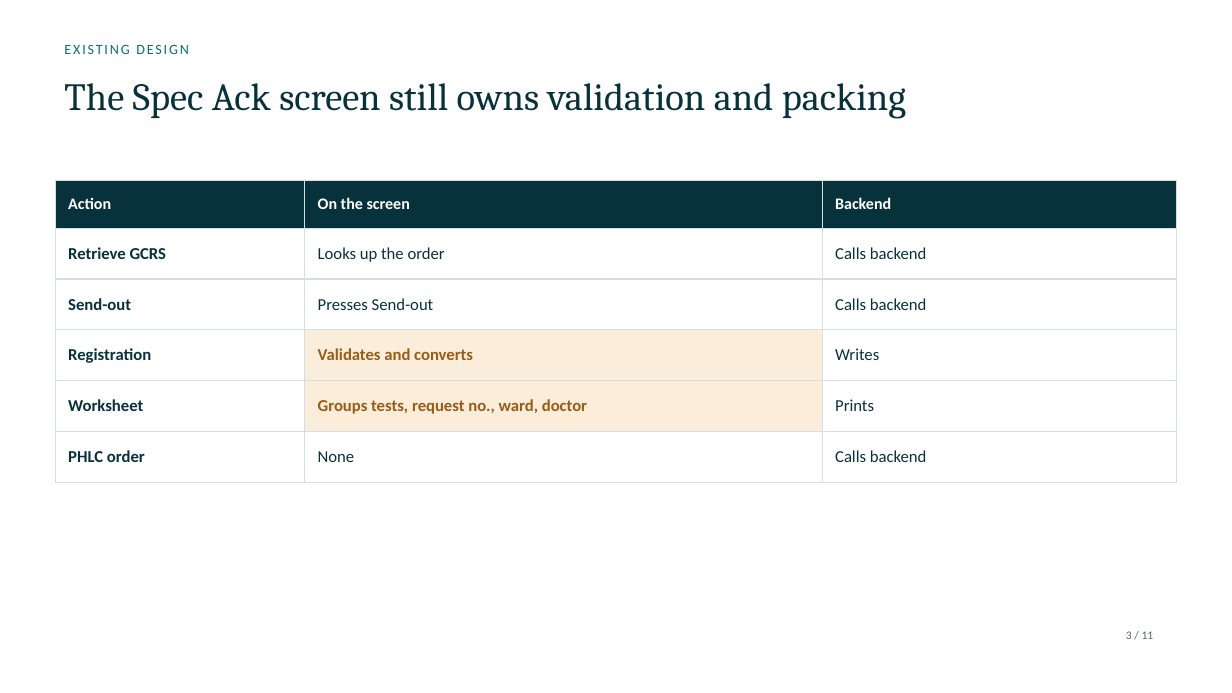
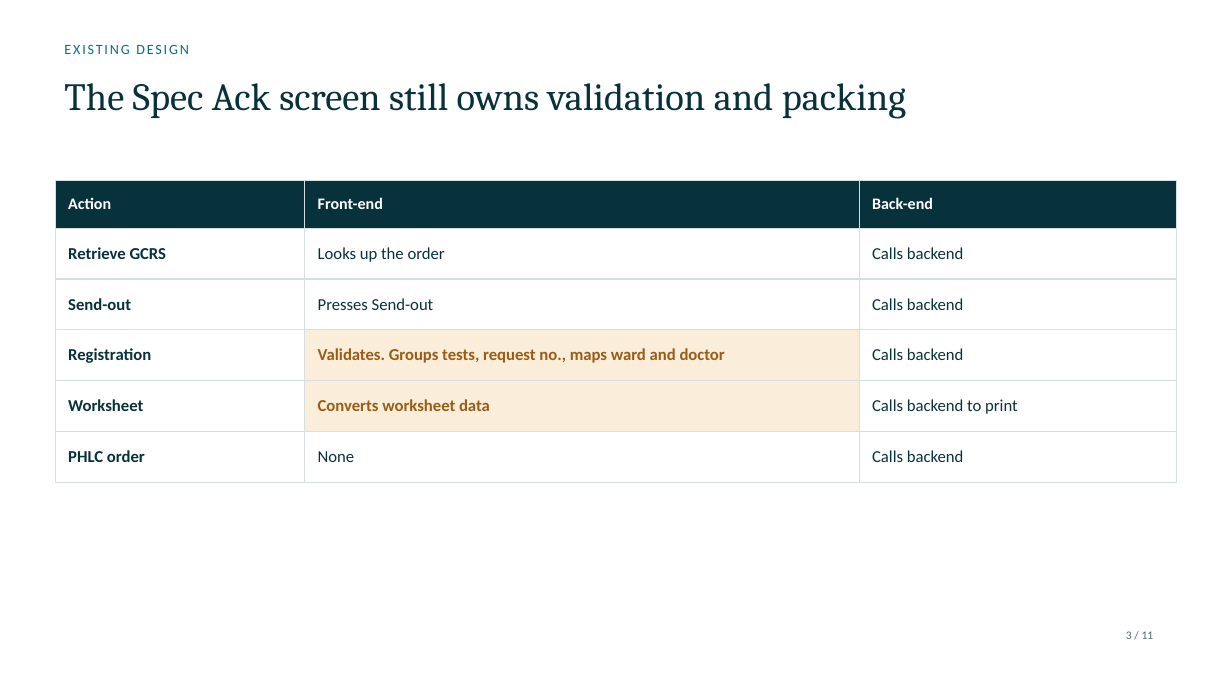
Before and after one commit to DragonChong/HA-Notes, a slide deck: slide 3 of SDLC/Projects/TMP-specimen-sorter-api — Specimen Sorter API/assets/Specimen Sorter API.pptx. Drawn at 1232x693 pixels with LibreOffice and Linux fonts; fonts in the diff are those of the drawing. Boxes give left, top, right and bottom in pixels: in the first picture for what was removed or moved away, otherwise in the second. Text is boxed around its words. In the diff, an @@ line names an element or a change of style, - is before the commit and + after.

```diff
--- a/SDLC/Projects/TMP-specimen-sorter-api — Specimen Sorter API/assets/Specimen Sorter API.pptx
+++ b/SDLC/Projects/TMP-specimen-sorter-api — Specimen Sorter API/assets/Specimen Sorter API.pptx
@@ table at [55, 180, 1177, 466] @@
-row 1, column 2: On the screen
+row 1, column 2: Front-end
-row 1, column 3: Backend
+row 1, column 3: Back-end
-row 4, column 2: Validates and converts
+row 4, column 2: Validates. Groups tests, request no., maps ward and doctor
-row 4, column 3: Writes
+row 4, column 3: Calls backend
-row 5, column 2: Groups tests, request no., ward, doctor
+row 5, column 2: Converts worksheet data
-row 5, column 3: Prints
+row 5, column 3: Calls backend to print
```
Also in this commit, not shown: 5 other slides changed, 4 other files.
